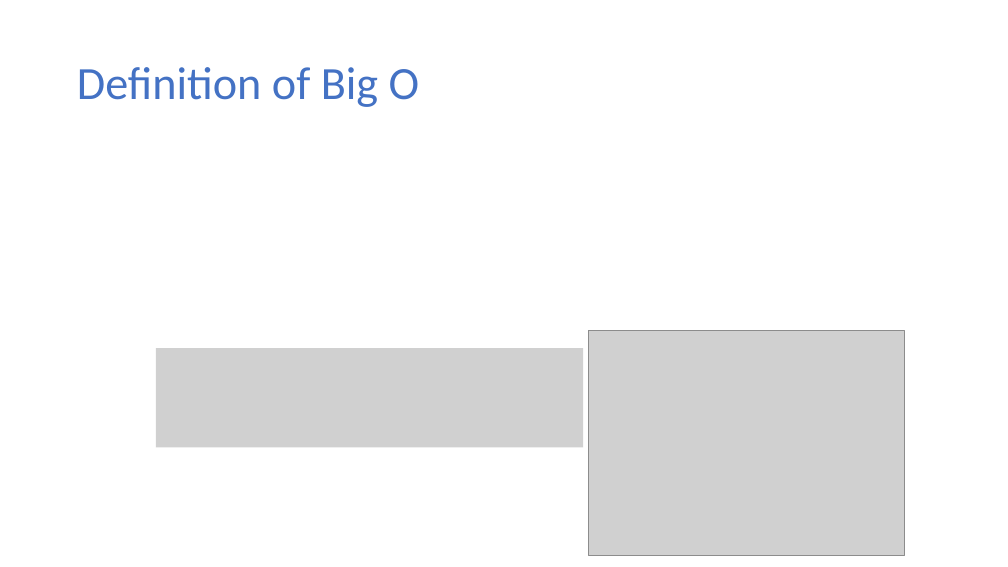
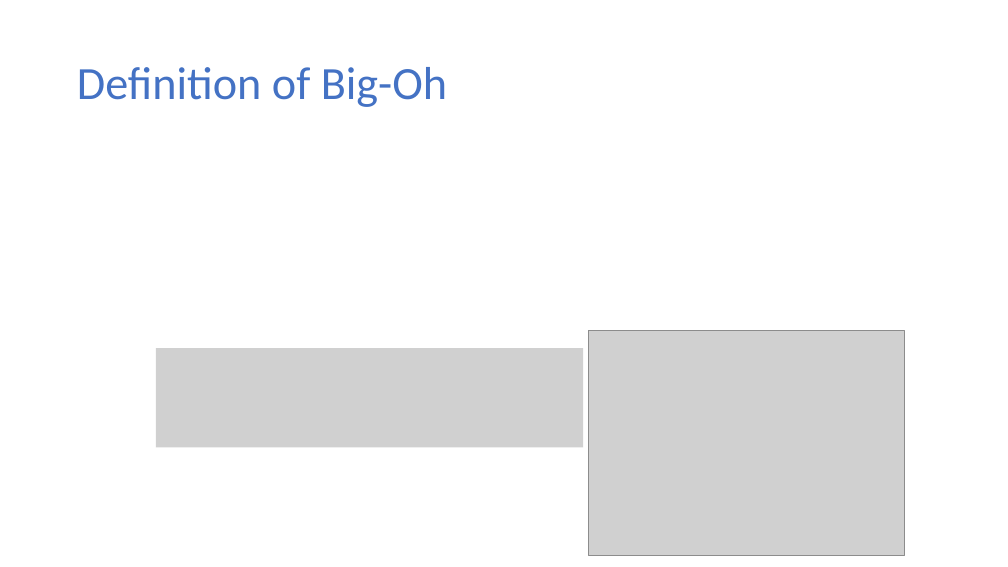
Before and after one commit to ekkapotc/EA2021, a slide deck: slide 23 of Slides/Lecture 1.pptx. Drawn at 1008x567 pixels with LibreOffice and Linux fonts; fonts in the diff are those of the drawing; grey boxes stand for pictures. Boxes give left, top, right and bottom in pixels: in the first picture for what was removed or moved away, otherwise in the second. Text is boxed around its words. In the diff, an @@ line names an element or a change of style, - is before the commit and + after.

```diff
--- a/Slides/Lecture 1.pptx
+++ b/Slides/Lecture 1.pptx
@@ title at (x1=77, y1=67, x2=447, y2=107): text changed @@
-Definition of Big O
+Definition of Big-Oh
```
Also in this commit, not shown: 5 other slides changed, 19 slides added, 7 slides removed, 9 other files.
